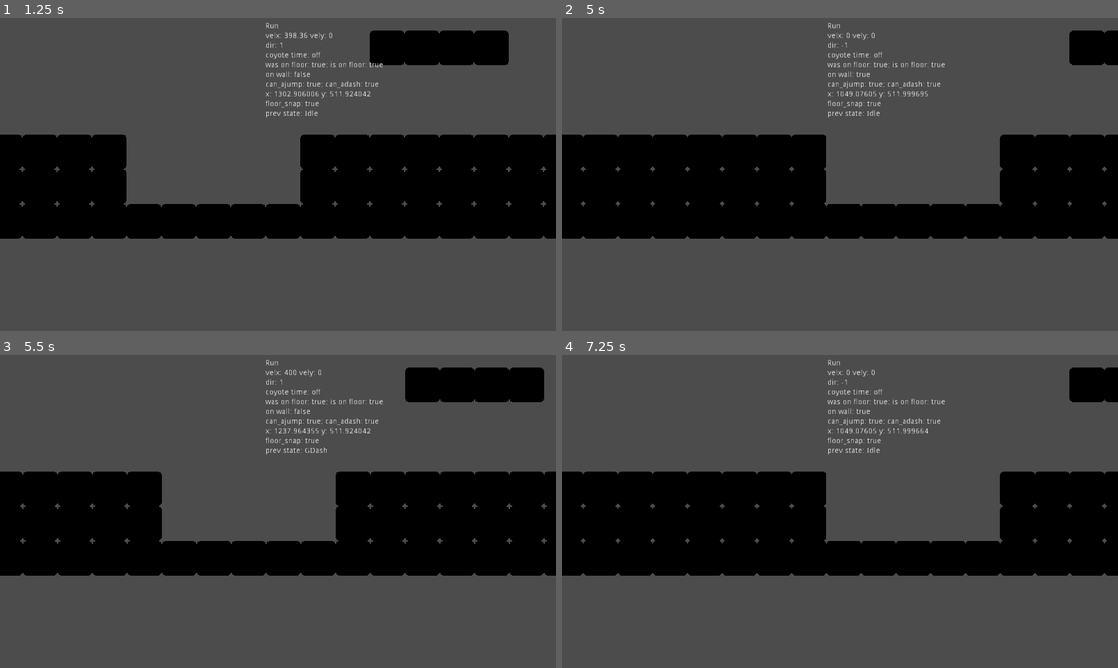
Above: before the commit, frames 1-4 (two rows, left to right).
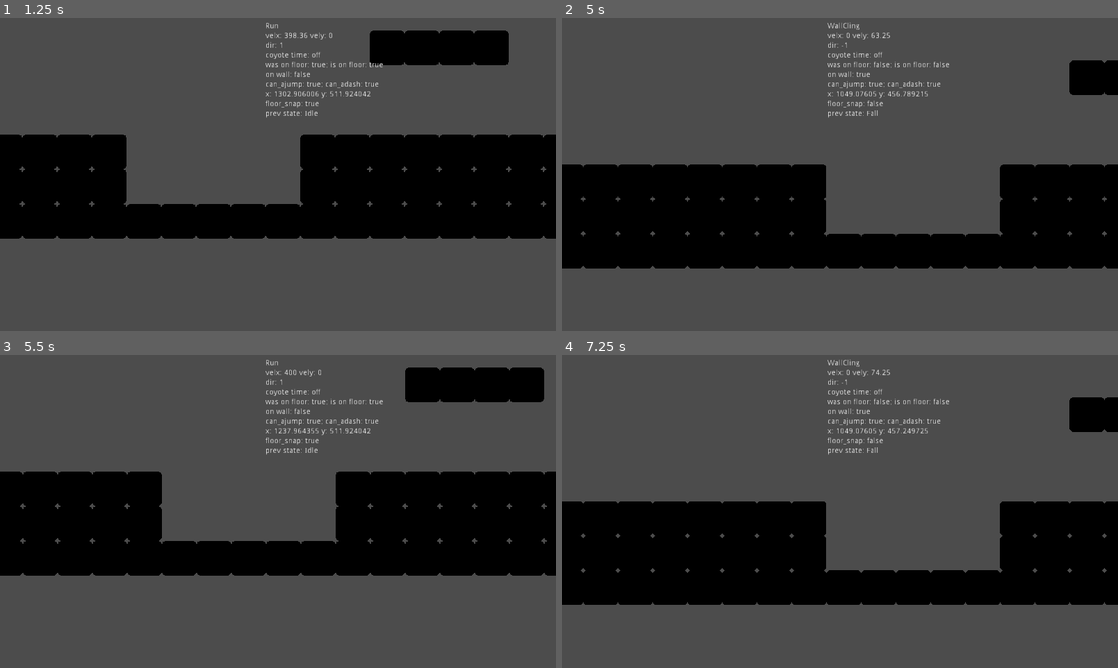
Above: after the commit, the same moments.

Repository: azylazide/godot-player-statemachine
Game: Godot game, scene res://fsm/fsm.tscn
Same seed, same stepped clock (60 frames per second), same inputs: the game is played once before the commit and once after it. The engine's default icon, where the game draws it, is replaced by a stand-in: a white triangle on a blue panel in a dark square.
Inputs:
- Up to frame 1 (1.25 s): hold Right (right) from 0.53 s (still down); hold X (dash) from 0.53 s (still down); tap Up (jump) at 0.77 s
- Up to frame 2 (5 s): release X (dash) at 1.28 s; tap X (dash) at 1.35, 2.85, 4.35 s; tap Up (jump) at 1.52, 3.02, 3.77, 4.52 s; release Right (right) at 2.03 s; hold Left (left) 2.03-2.78 s; hold X (dash) 2.03-2.78 s; hold Right (right) 2.78-4.28 s; hold X (dash) 3.53-4.28 s; hold Left (left) from 4.28 s (still down)
- Up to frame 3 (5.5 s): release Left (left) at 5.03 s; hold Right (right) from 5.03 s (still down); hold X (dash) from 5.03 s (still down)
- Up to frame 4 (7.25 s): release Right (right) at 5.78 s; release X (dash) at 5.78 s; hold Left (left) from 5.78 s (still down); tap X (dash) at 5.85 s; tap Up (jump) at 6.02, 6.77 s; hold X (dash) from 6.53 s (still down)

Frame 1 is identical in both runs. In frame 2, 21% of the frame differs, in the area x 0-100%, y 1-81%; in frame 3, less than 0.1%; in frame 4, 21%.

Commit message:
check valid angle for walls slowed down wall cling grav

Diff:
--- a/fsm/player/Fall.gd
+++ b/fsm/player/Fall.gd
@@ -9,7 +9,8 @@
 		var direction = player.get_direction()
 		if direction != 0:
 			if player.wall_normal != Vector2.ZERO and direction*player.wall_normal.x < 0:
-				print("wall clingable")
+#				print("wall clingable")
+				state_machine.switch_states("WallCling")
 			elif player.wall_normal.x == 0.0:
 				player.wall_normal.x = -direction
 				print("double wall")
--- a/fsm/player/WallCling.gd
+++ b/fsm/player/WallCling.gd
@@ -17,7 +17,7 @@
 	var direction = player.get_direction()
 
 	#slowdown custom gravity for sliding
-	player.velocity.y += 0.3*player.fall_grav*_delta
+	player.velocity.y += 0.1*player.fall_grav*_delta
 	#TO DO: change to custom terminal sliding speed
 	player.velocity.y = min(player.velocity.y,player.MAX_FALL_TILE*player._tile_units)
 
@@ -26,15 +26,12 @@
 	player.after_grounded()
 	player.wall_collision()
 
-	#if player leaves wall by end of wall
+	if player.on_floor:
+		state_machine.switch_states("Idle")
+
 	if not player.on_wall:
-		#if wall ends but is on ground
-		if player.on_floor:
-			state_machine.switch_states("Idle")
 		#if wall ends and player falls
-		else:
-			state_machine.switch_states("Fall")
-		pass
+		state_machine.switch_states("Fall")
 
 func state_input(_event: InputEvent) -> void:
 	#if player leaves wall by jumping off
--- a/fsm/player/player.gd
+++ b/fsm/player/player.gd
@@ -134,19 +134,27 @@
 func wall_check() -> bool:
 
 	#TO DO: check if wall is valid for wall clinging
+	var left: bool = left_raycast.is_colliding()
+	var right: bool = right_raycast.is_colliding()
 
 	#check if player is close to two walls
-	if left_raycast.is_colliding() and right_raycast.is_colliding():
+	if left and right:
 		wall_normal = Vector2.ZERO
 		return true
 	#check left
-	elif left_raycast.is_colliding():
+	elif left:
 		wall_normal = left_raycast.get_collision_normal()
-		return true
+		#check for valid wall angle
+		if atan2(wall_normal.y,wall_normal.x) == 0:
+			return true
+		return false
 	#check right
-	elif right_raycast.is_colliding():
+	elif right:
 		wall_normal = right_raycast.get_collision_normal()
-		return true
+		#check for valid wall angle
+		if atan2(wall_normal.y,wall_normal.x) == 0:
+			return true
+		return false
 	#no wall
 	else:
 		return false
--- a/fsm/player/player.tscn
+++ b/fsm/player/player.tscn
@@ -68,7 +68,7 @@
 [node name="OnWall" type="Node" parent="MainSM/MovementStates"]
 script = ExtResource( 13 )
 
-[node name="WallCling" type="Node" parent="MainSM/MovementStates/OnWall"]
+[node name="WallCling" type="Node" parent="MainSM/MovementStates/OnWall" groups=["PlayerStates"]]
 script = ExtResource( 14 )
 
 [node name="Death" type="Node" parent="MainSM" groups=["PlayerStates"]]
